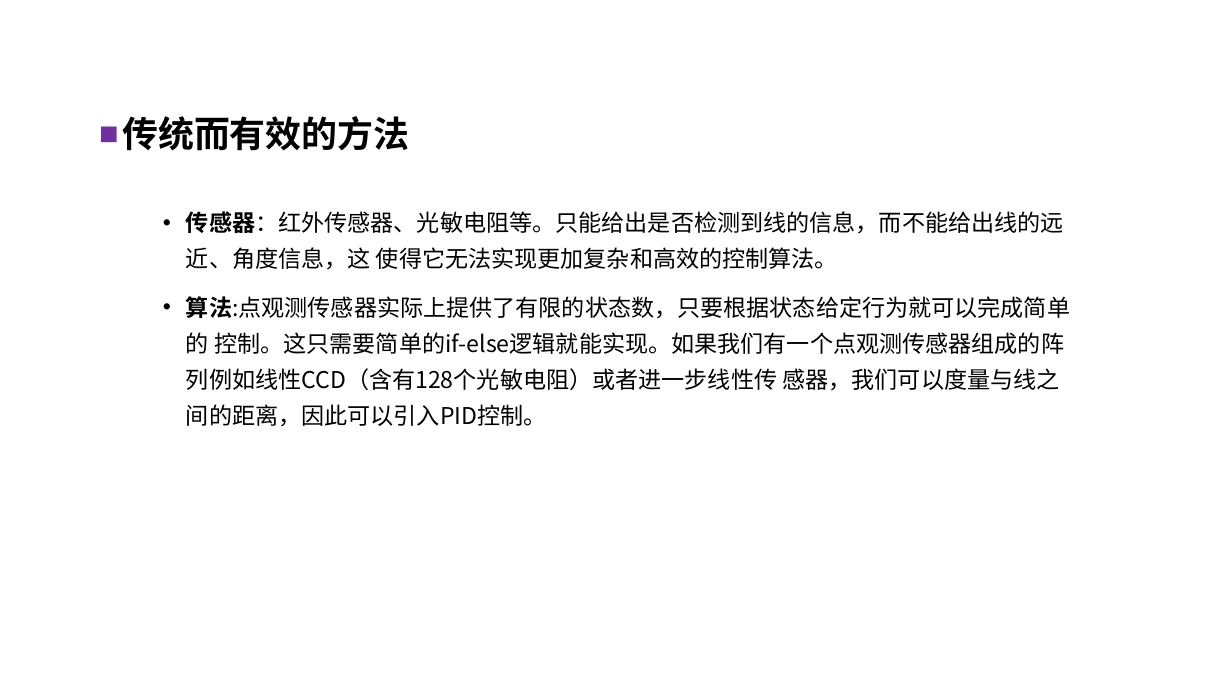
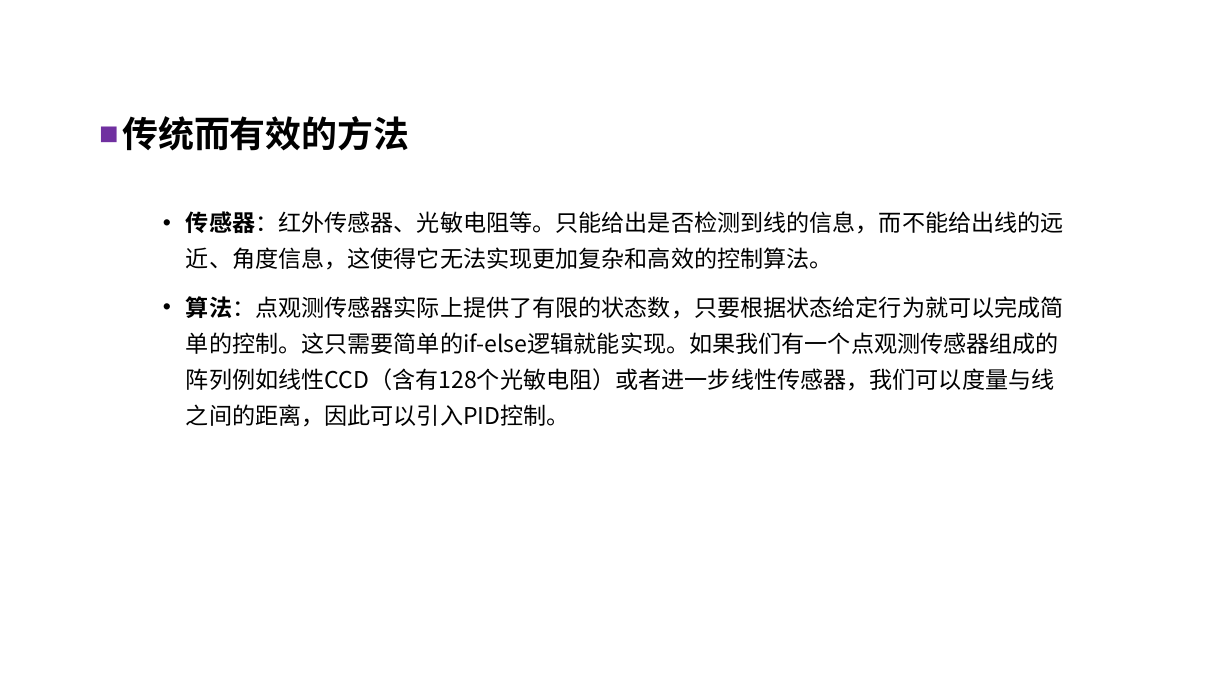
Before and after one commit to QiuYi111/AutonomousCar-, a slide deck: slide 16 of LiteratureReview/ppt/自主移动车原型设计.pptx. Drawn at 1232x693 pixels with LibreOffice and Linux fonts; fonts in the diff are those of the drawing; background and template pictures are left out. Boxes give left, top, right and bottom in pixels: in the first picture for what was removed or moved away, otherwise in the second. Text is boxed around its words. In the diff, an @@ line names an element or a change of style, - is before the commit and + after.

Commit message:
ppt final

```diff
--- a/LiteratureReview/ppt/自主移动车原型设计.pptx
+++ b/LiteratureReview/ppt/自主移动车原型设计.pptx
@@ text at bbox=[186, 211, 1064, 427]: text changed @@
-• 传感器：红外传感器、光敏电阻等。只能给出是否检测到线的信息，而不能给出线的远近、角度信息，这 使得它无法实现更加复杂和高效的控制算法。
-• 算法:点观测传感器实际上提供了有限的状态数，只要根据状态给定行为就可以完成简单的 控制。这只需要简单的if-else逻辑就能实现。如果我们有一个点观测传感器组成的阵列例如线性CCD（含有128个光敏电阻）或者进一步线性传 感器，我们可以度量与线之间的距离，因此可以引入PID控制。
+• 传感器：红外传感器、光敏电阻等。只能给出是否检测到线的信息，而不能给出线的远近、角度信息，这使得它无法实现更加复杂和高效的控制算法。
+• 算法：点观测传感器实际上提供了有限的状态数，只要根据状态给定行为就可以完成简单的控制。这只需要简单的if-else逻辑就能实现。如果我们有一个点观测传感器组成的阵列例如线性CCD（含有128个光敏电阻）或者进一步线性传感器，我们可以度量与线之间的距离，因此可以引入PID控制。
```
Also in this commit, not shown: 25 other slides changed, 3 slides added, 3 slides removed, 1 other file.
